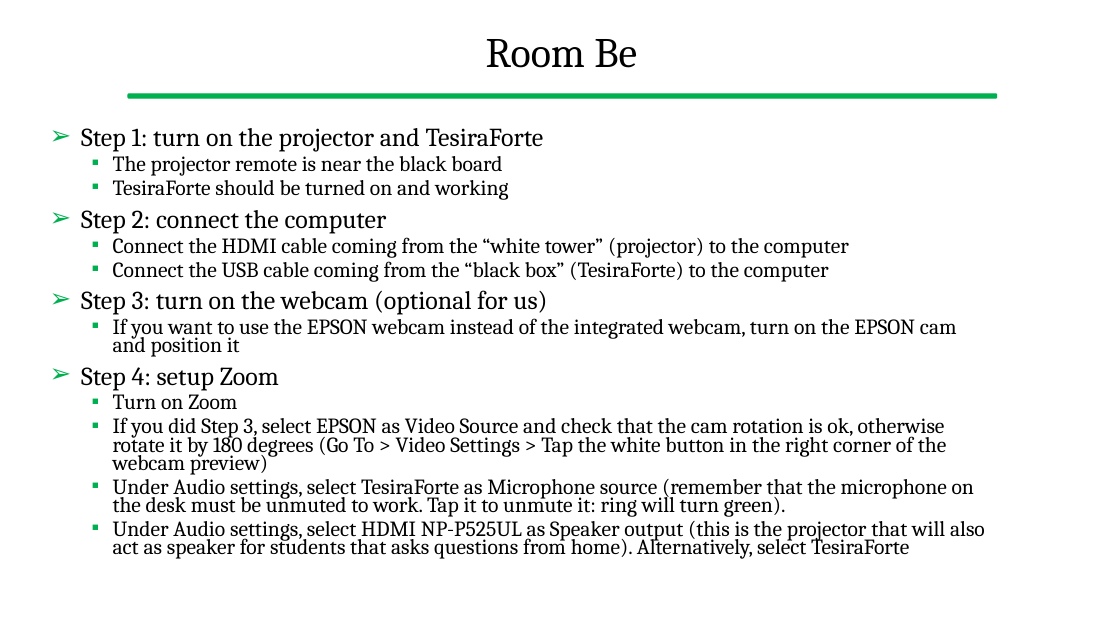
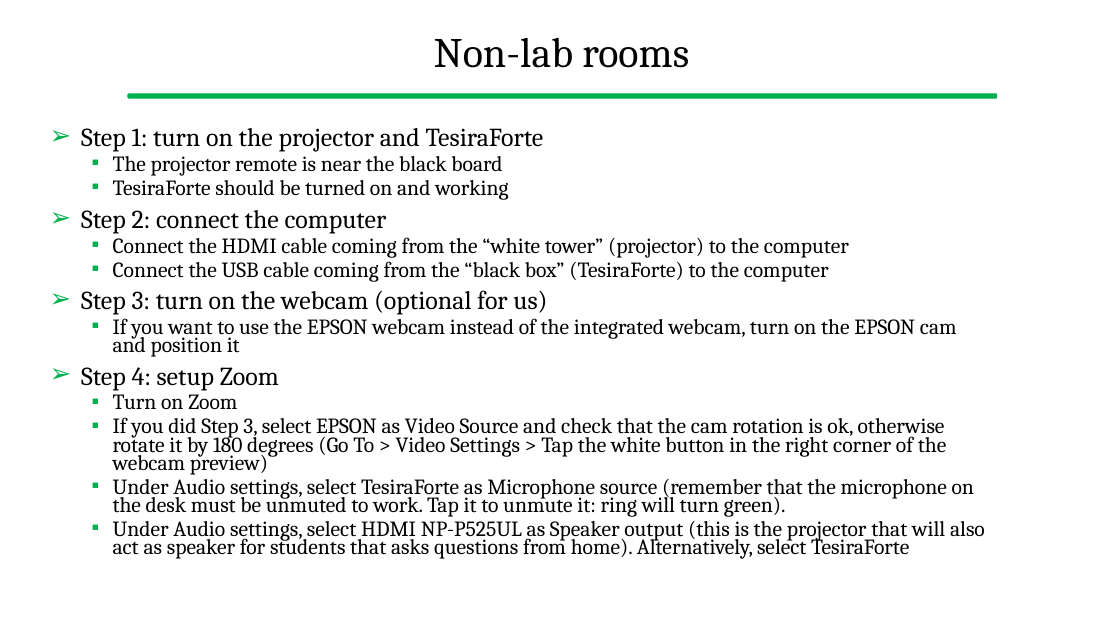
Before and after one commit to gcappon/bwthw, a slide deck: slide 5 of guides/setup_dual_mode_lessons.pptx. Drawn at 1120x630 pixels with LibreOffice and Linux fonts; fonts in the diff are those of the drawing. Boxes give left, top, right and bottom in pixels: in the first picture for what was removed or moved away, otherwise in the second. Text is boxed around its words. In the diff, an @@ line names an element or a change of style, - is before the commit and + after.

```diff
--- a/guides/setup_dual_mode_lessons.pptx
+++ b/guides/setup_dual_mode_lessons.pptx
@@ title at <box>434,37,689,68</box>: text changed @@
-Room Be
+Non-lab rooms
```
Also in this commit, not shown: 2 other slides changed, 10 other files.
